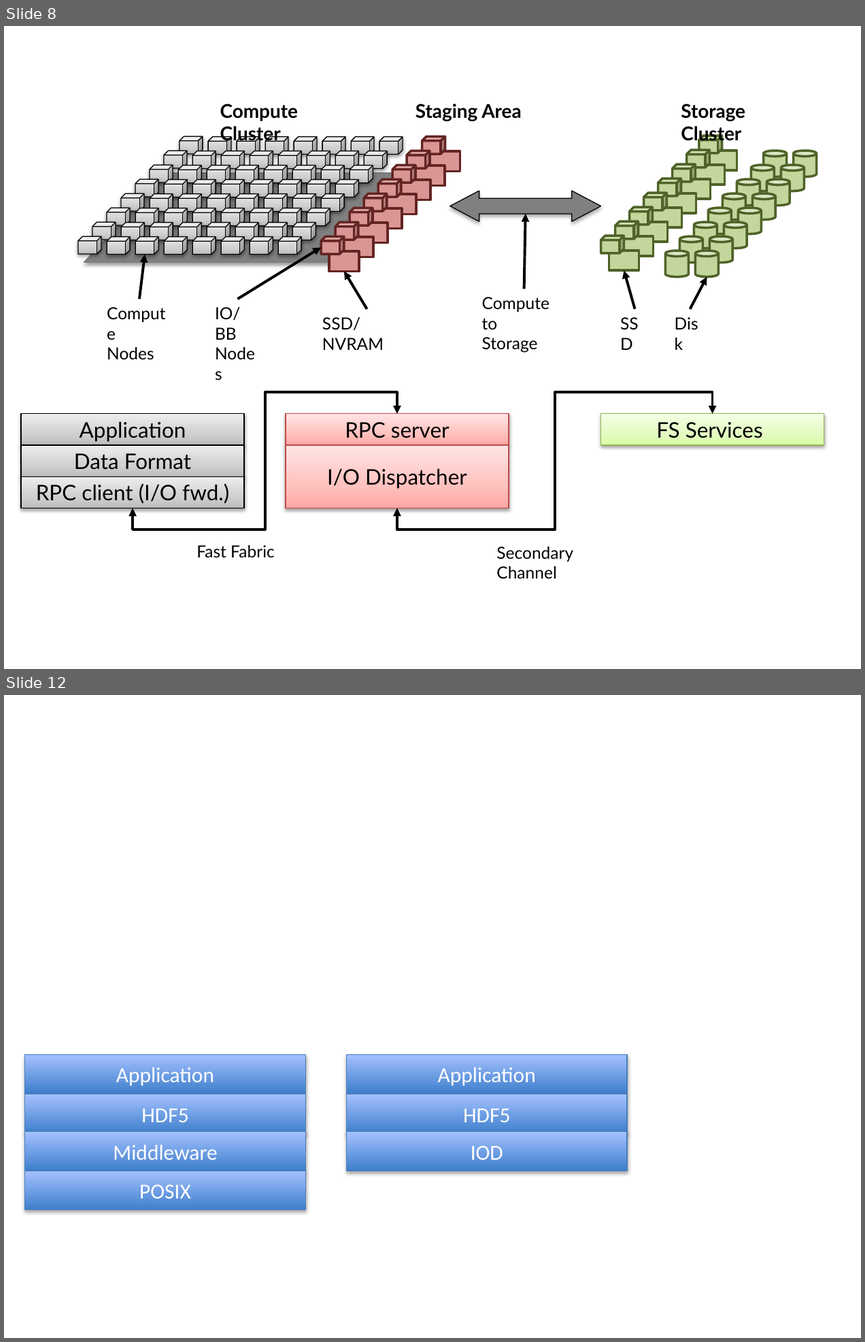
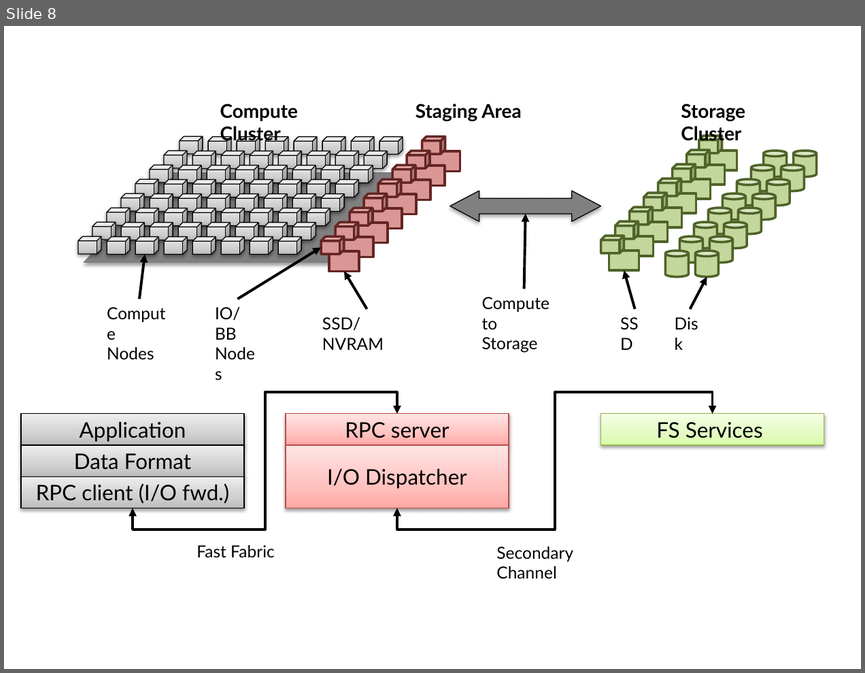
Before and after one commit to ivotron/ivotron.github.io, a slide deck: images/diagrams/2013-10-22-exascale.pptx. Shown one above the other, each under a label of ours: slides 8 and 12 before the commit, slide 8 after it; the slides between them are not shown. The pictures are 865x1342 and 865x673 pixels, drawn with LibreOffice and Linux fonts; fonts in the diff are those of the drawing. Boxes give left, top, right and bottom in pixels: in the first picture for what was removed or moved away, otherwise in the second. Text is boxed around its words. In the diff, an @@ line names an element or a change of style, - is before the commit and + after.

```diff
--- a/images/diagrams/2013-10-22-exascale.pptx
+++ b/images/diagrams/2013-10-22-exascale.pptx
@@ slide 12 removed at <box>4,695,861,1338</box>, background #FFFFFF @@
@@ rectangle removed at <box>26,1054,306,1093</box> @@
-Application
@@ rectangle removed at <box>347,1054,627,1093</box> @@
-Application
@@ rectangle removed at <box>26,1094,306,1134</box> @@
-HDF5
@@ rectangle removed at <box>347,1094,627,1134</box> @@
-HDF5
@@ rectangle removed at <box>26,1131,306,1170</box> @@
-Middleware
@@ rectangle removed at <box>347,1131,627,1170</box> @@
-IOD
@@ rectangle removed at <box>26,1170,306,1210</box> @@
-POSIX
```
Also in this commit, not shown: 2 slides changed, 3 slides added, 1 other slide removed, 8 other files.
